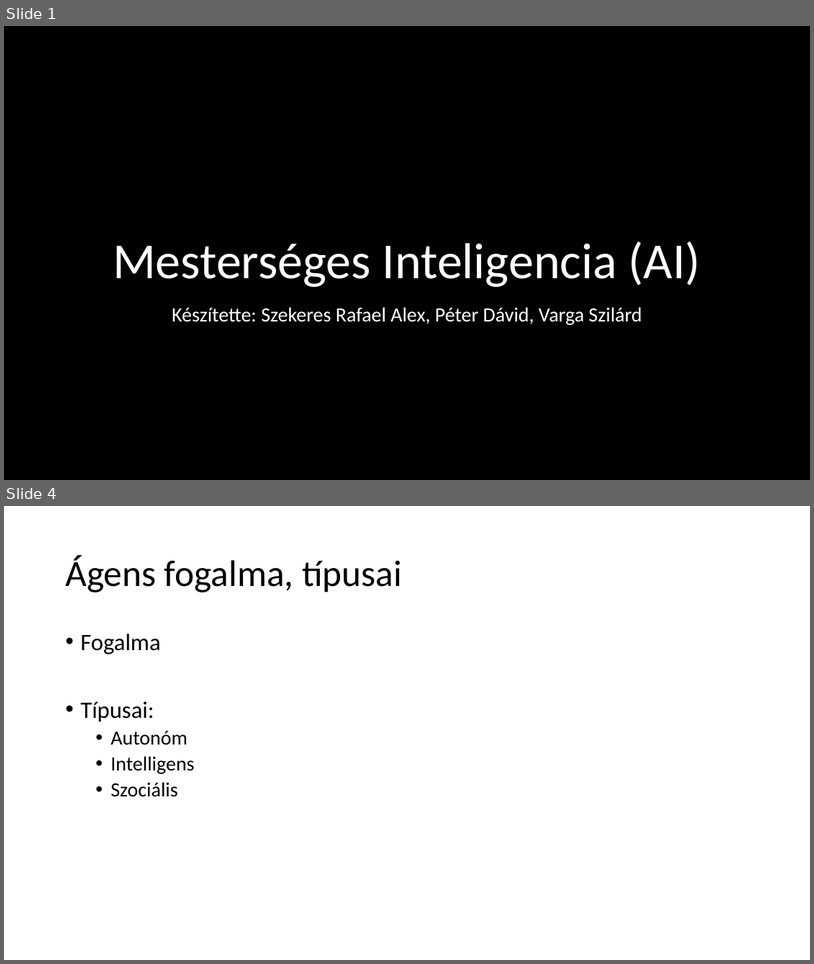
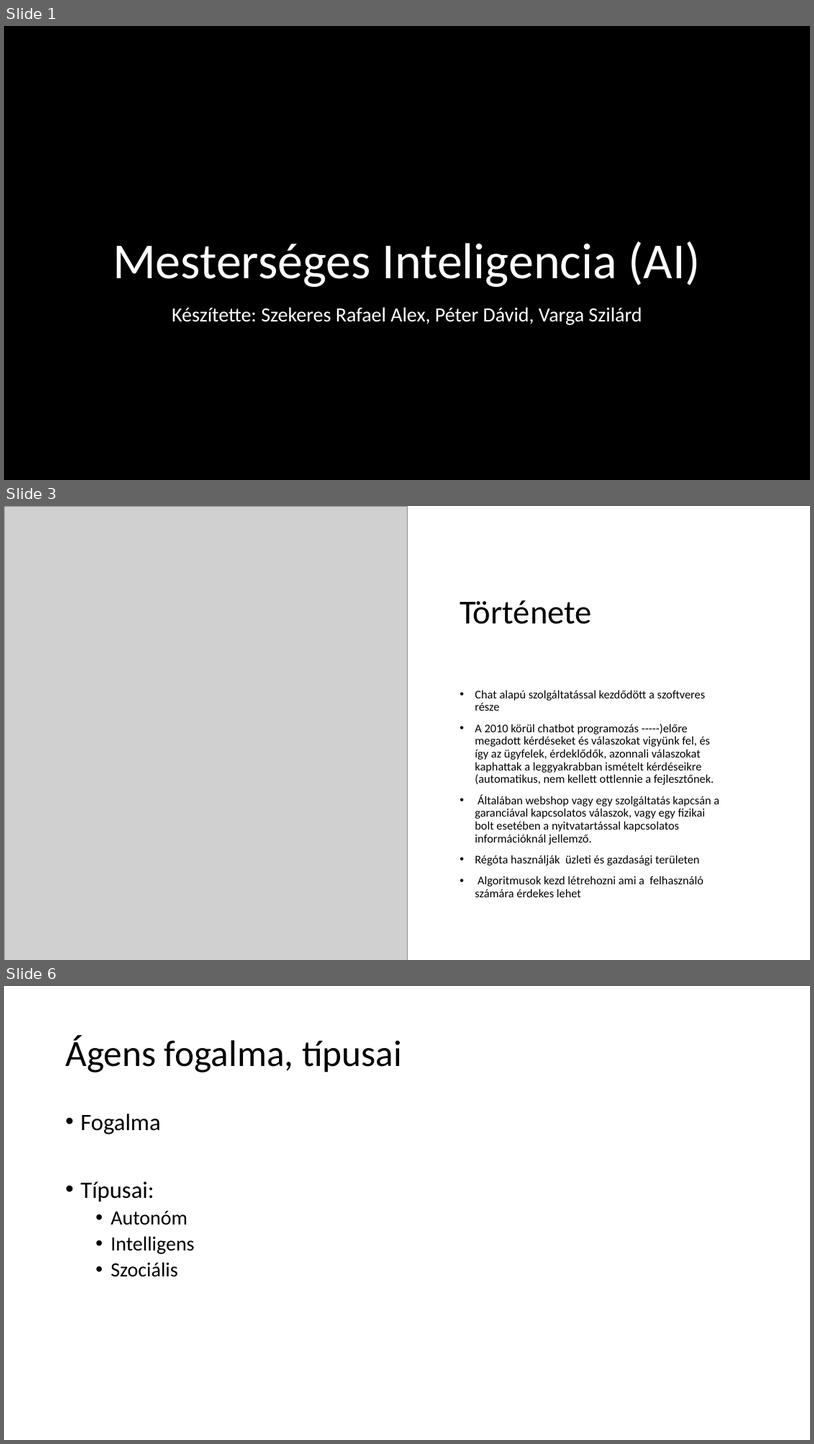
Before and after one commit to peterdaviid/ai-ppt, a slide deck: ai ppt.pptx. Shown one above the other, each under a label of ours: slides 1 and 4 before the commit, slides 1, 3 and 6 after it; the slides between them are not shown. The pictures are 814x964 and 814x1444 pixels, drawn with LibreOffice and Linux fonts; fonts in the diff are those of the drawing; grey boxes stand for pictures; background and template pictures are left out. Boxes give left, top, right and bottom in pixels: in the first picture for what was removed or moved away, otherwise in the second. Text is boxed around its words. In the diff, an @@ line names an element or a change of style, - is before the commit and + after.

```diff
--- a/ai ppt.pptx
+++ b/ai ppt.pptx
@@ slide 3 added at (4, 506, 810, 960), background #FFFFFF @@
@@ rectangle added at (4, 506, 759, 960), fill #FFFFFF @@
@@ picture added at (4, 506, 407, 960) @@
@@ title added at (460, 600, 592, 624), 40 pt, text #000000 @@
+Története
@@ text added at (475, 690, 720, 897), 14 pt, text #000000 @@
+• Chat alapú szolgáltatással kezdődött a szoftveres része
+• A 2010 körül chatbot programozás -----)előre megadott kérdéseket és válaszokat vigyünk fel, és így az ügyfelek, érdeklődők, azonnali válaszokat kaphattak a leggyakrabban ismételt kérdéseikre (automatikus, nem kellett ottlennie a fejlesztőnek.
+• Általában webshop vagy egy szolgáltatás kapcsán a garanciával kapcsolatos válaszok, vagy egy fizikai bolt esetében a nyitvatartással kapcsolatos információknál jellemző.
+• Régóta használják üzleti és gazdasági területen
+• Algoritmusok kezd létrehozni ami a felhasználó számára érdekes lehet
@@ what was slide 4 is now slide 6 @@
```
Also in this commit, not shown: 5 slides changed, 1 other slide added.
